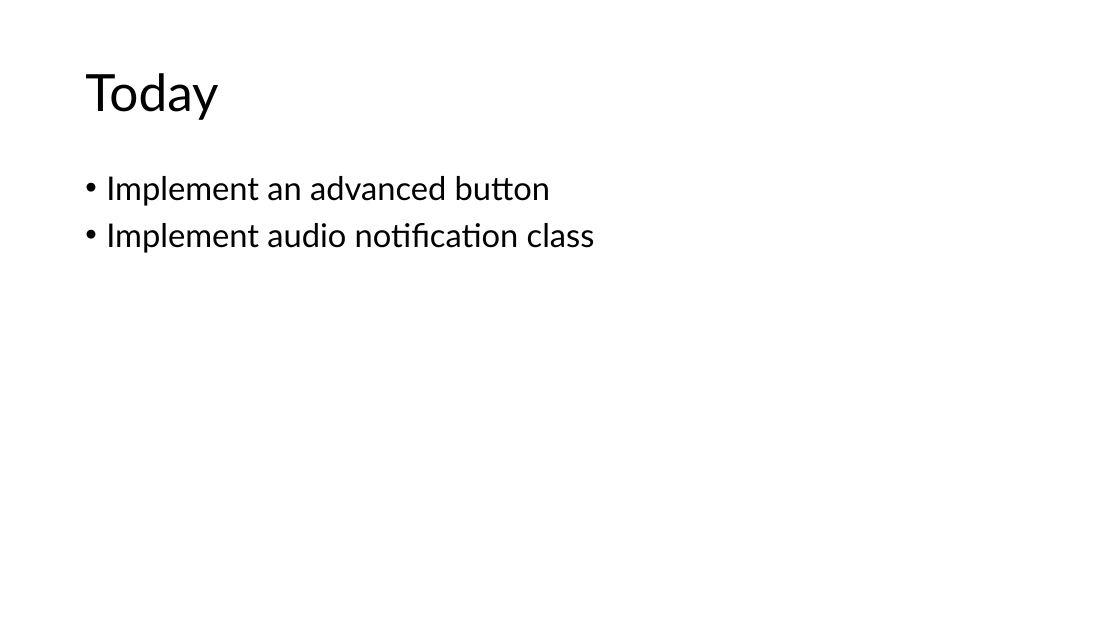
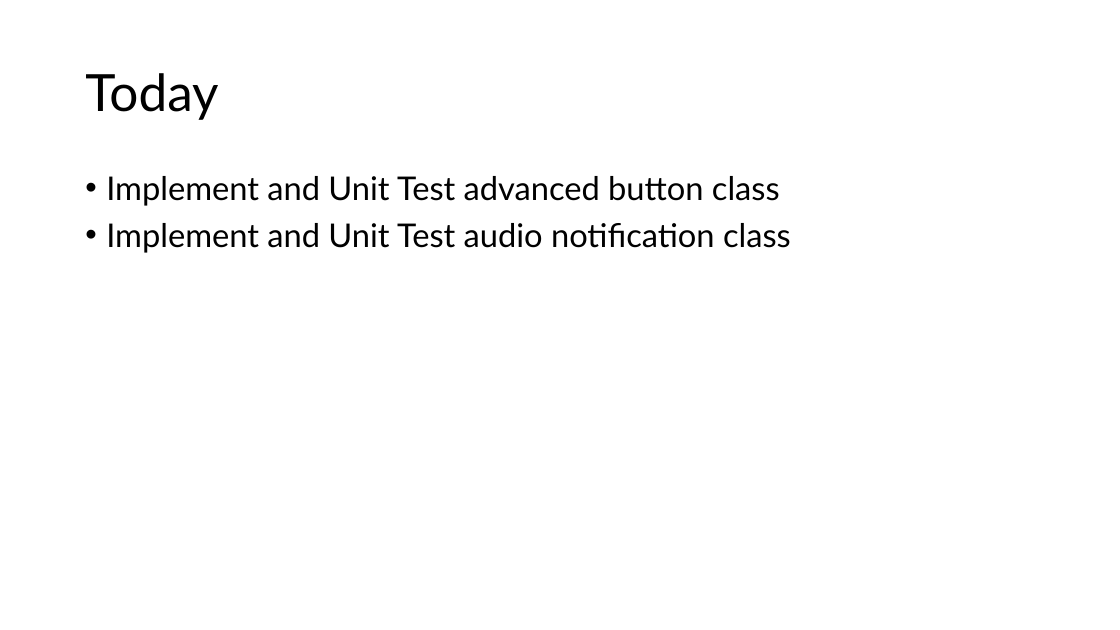
Before and after one commit to TempeHS/MicroPython_OOP_Pi_Pico_Mini_Project_Source, a slide deck: slide 3 of tutorials/presentations/Lecture4.pptx. Drawn at 1120x630 pixels with LibreOffice and Linux fonts; fonts in the diff are those of the drawing. Boxes give left, top, right and bottom in pixels: in the first picture for what was removed or moved away, otherwise in the second. Text is boxed around its words. In the diff, an @@ line names an element or a change of style, - is before the commit and + after.

Commit message:
add unit tests

```diff
--- a/tutorials/presentations/Lecture4.pptx
+++ b/tutorials/presentations/Lecture4.pptx
@@ text at <box>106,176,791,253</box>: text changed @@
-• Implement an advanced button
-• Implement audio notification class
+• Implement and Unit Test advanced button class
+• Implement and Unit Test audio notification class
```
Also in this commit, not shown: 2 other slides changed, 11 other files.
